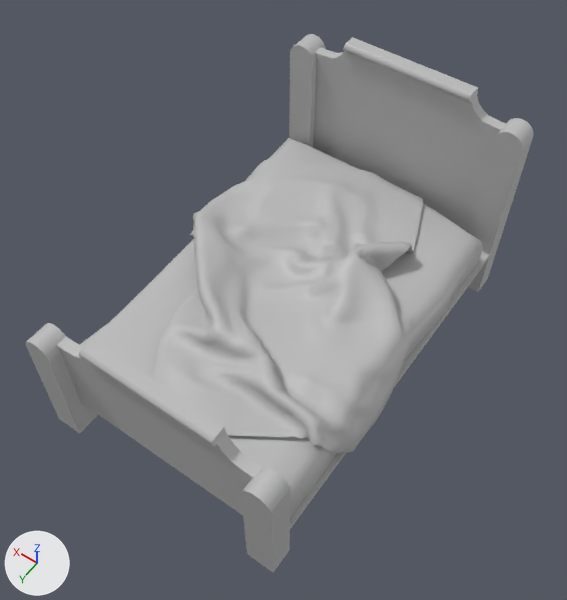
What one commit did to the FBX model BabaYagaAssets/Models/IntProps/Cot.fbx.
Rendered twice from a 50 mm camera at (-0.118, 0.176, 0.297) aimed at (-0.002, 0.013, 0.041). Arrows for +X, +Y and +Z are at lower left; the lights stay in place. Where no turn or scale is listed for an object, it has been applied to the vertices.

Objects in the first picture: 'Cot'.
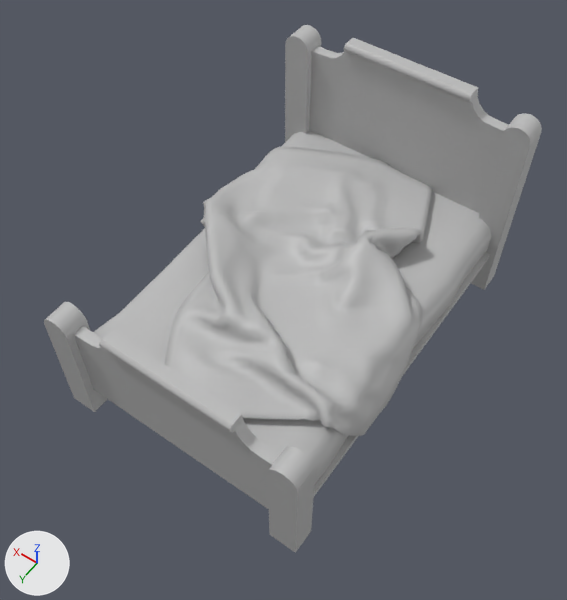
Pixel boxes [x1, y1, x2, y2] of what changed, in the pictures (567 x 600 px; the box of a moved part takes in the faces that stretch with it):
'Cot', reshaped, moved: before [25, 34, 534, 572]; after [44, 25, 542, 553]
part 1 of me_mesh, moved or reshaped: before [152, 158, 423, 453]; after [165, 147, 432, 436]
part 2 of me_mesh, moved or reshaped: before [57, 337, 262, 515]; after [74, 326, 281, 509]
part 3 of me_mesh, moved or reshaped: before [241, 467, 290, 572]; after [267, 446, 316, 553]
part 4 of me_mesh, moved or reshaped: before [25, 323, 97, 434]; after [44, 302, 107, 412]
part 5 of me_mesh, moved or reshaped: before [468, 118, 534, 292]; after [471, 113, 542, 290]
part 6 of me_mesh, moved or reshaped: before [289, 34, 326, 147]; after [285, 25, 321, 142]
part 7 of me_mesh, moved or reshaped: before [313, 37, 506, 233]; after [309, 38, 509, 213]
part 8 of me_mesh, added: after [93, 130, 491, 485]
part 9 of me_mesh, deleted: before [80, 138, 483, 517]
part 10 of me_mesh, added: after [314, 252, 490, 496]

What the commit changed:
me_mesh is used by ob_cot; location (0.0038, 0.005, 0.0488).
Verts and faces of me_mesh; kept vertices keep their numbers, new ones are numbered from 4636.
me_mesh had 4636 vertices, 4650 faces and spanned x -0.062..0.062, y -0.09..0.09, z -0.052..0.052.
me_mesh now has 4596 vertices, 4588 faces and spans x -0.062..0.062, y -0.086..0.084, z 0.0..0.101.
me_mesh part 1: the loose piece of 4182 vertices spanning x -0.062..0.062, y -0.079..0.079, z -0.038..0.011 is moved by (0.0, -0.003, 0.05).
me_mesh part 2: the loose piece of 66 vertices spanning x -0.054..0.046, y 0.08..0.086, z -0.03..0.021 is moved by (0.0, -0.004, 0.044).
me_mesh part 3: the loose piece of 30 vertices spanning x -0.06..-0.048, y 0.08..0.09, z -0.048..0.013 is moved by (-0.002, -0.006, 0.048).
me_mesh part 4: the loose piece of 30 vertices spanning x 0.041..0.053, y 0.08..0.09, z -0.048..0.013 is moved by (0.003, -0.006, 0.048).
me_mesh part 5: the loose piece of 30 vertices spanning x -0.06..-0.048, y -0.09..-0.08, z -0.052..0.044 is moved by (-0.002, 0.005, 0.052).
me_mesh part 6: the loose piece of 30 vertices spanning x 0.041..0.053, y -0.09..-0.08, z -0.052..0.044 is moved by (0.003, 0.005, 0.052).
me_mesh part 7: the loose piece of 66 vertices spanning x -0.054..0.046, y -0.087..-0.081, z -0.034..0.052 is moved by (0.0, 0.005, 0.049).
me_mesh part 8: a new loose piece of 154 vertices spanning x -0.06..0.053, y -0.08..0.077, z 0.022..0.047, in mat_lambert1 (grey #bcbcbc).
me_mesh part 9: the loose piece of 194 vertices spanning x -0.06..0.053, y -0.077..0.08, z -0.027..-0.002 is deleted.
Part 10, on me_mesh:
New vertex 4636 is at (-0.06, -0.08, 0.021).
New vertex 4637 is at (-0.06, -0.08, 0.024).
New vertex 4638 is at (-0.06, 0.079, 0.024).
New vertex 4639 is at (-0.06, 0.079, 0.021).
New vertices 4640 to 4643 stand at vertices 4636 to 4639, in that order, plus (0.113, 0.0, 0.0).
New faces: (4637, 4641, 4642, 4638), (4636, 4639, 4643, 4640), (4640, 4643, 4642, 4641), (4636, 4637, 4638, 4639).
Object 'Cot' (ob_cot) moves from (0.0038, 0.005, 0.0488) to (0.0037, 0.0, 0.0).
